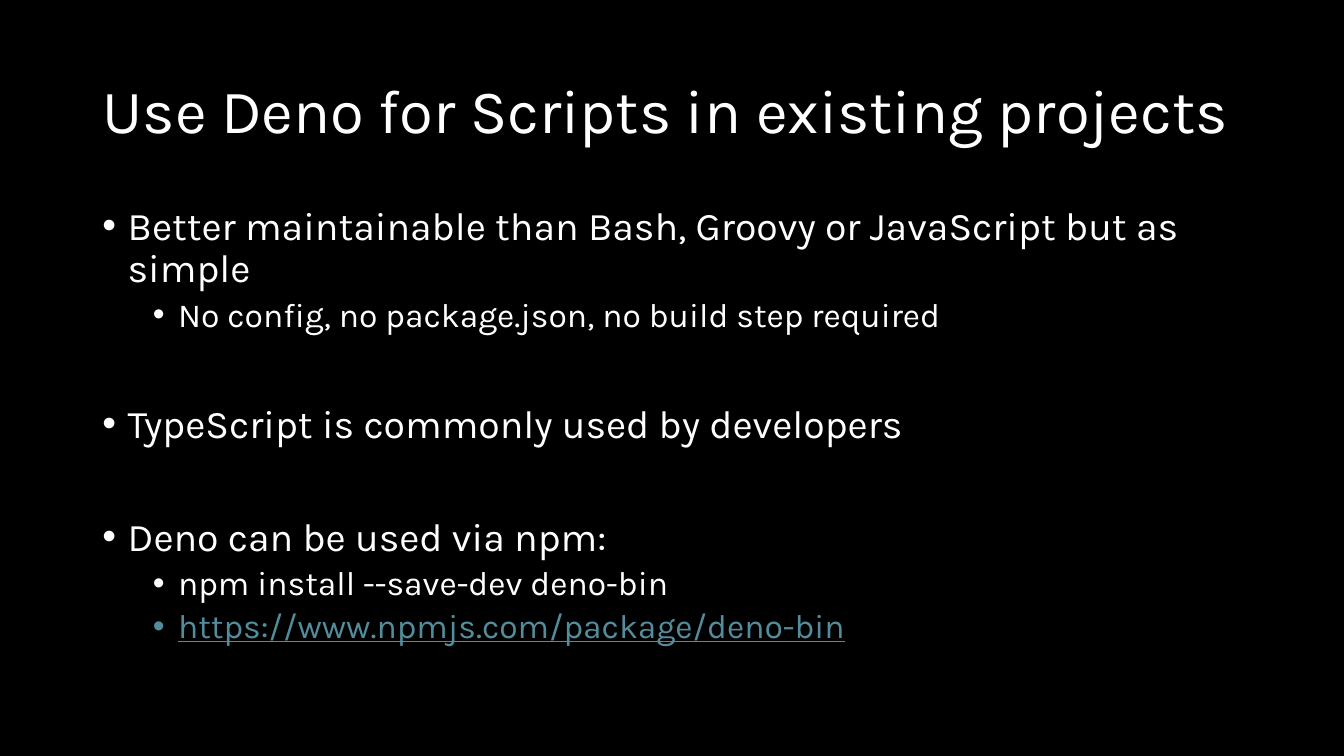
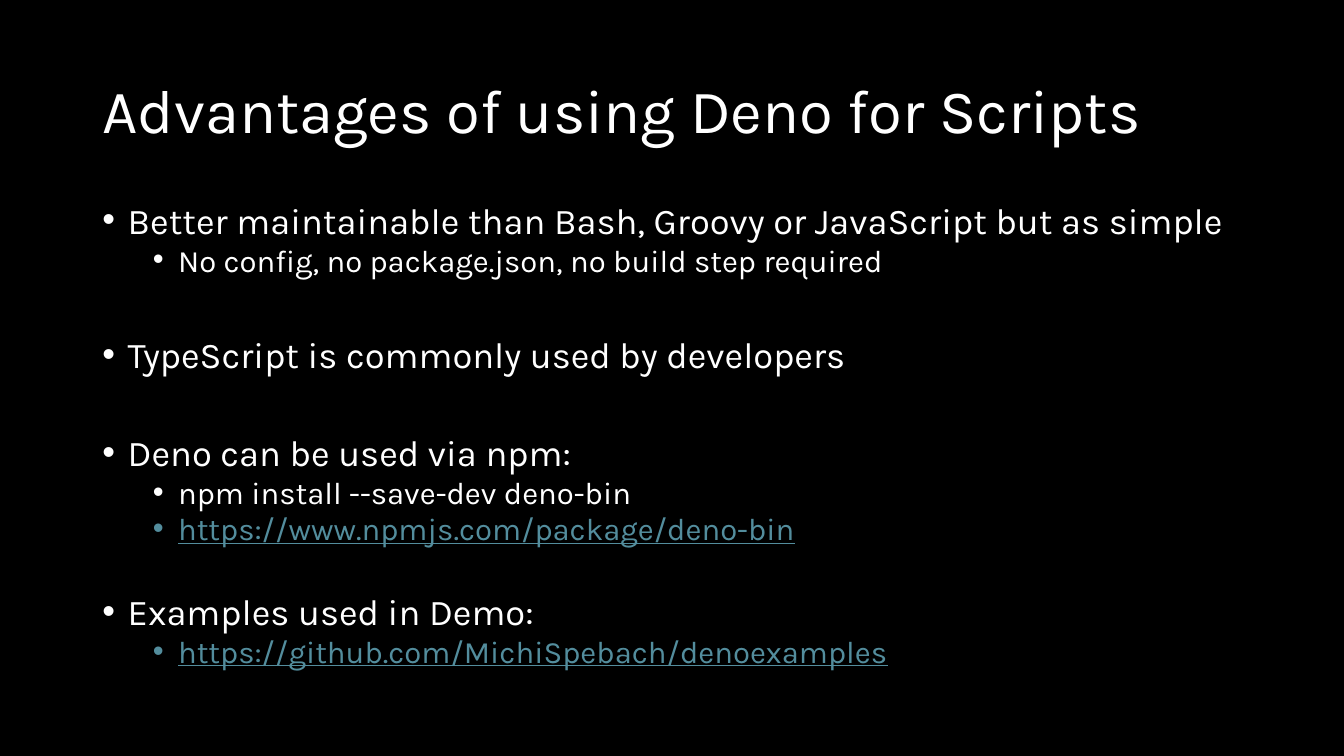
Before and after one commit to MichiSpebach/denoexamples, a slide deck: slide 11 of presentation.pptx (slide 6 before the commit). Drawn at 1344x756 pixels with LibreOffice and Linux fonts; fonts in the diff are those of the drawing. Boxes give left, top, right and bottom in pixels: in the first picture for what was removed or moved away, otherwise in the second. Text is boxed around its words. In the diff, an @@ line names an element or a change of style, - is before the commit and + after.

```diff
--- a/presentation.pptx
+++ b/presentation.pptx
@@ title at (x1=102, y1=90, x2=1140, y2=148): text changed @@
-Use Deno for Scripts in existing projects
+Advantages of using Deno for Scripts
@@ text at (x1=128, y1=209, x2=1223, y2=548): size 28 to 25.9 pt in "Better maintainable than Bash, Groovy or JavaScript ...", "TypeScript is commonly used by developers", "Deno can be used via npm:"; size 24 to 22.2 pt in "No config, no package.json, no build step ...", "npm install --save-dev deno-bin", "https://www.npmjs.com/package/deno-bin"; line spacing 0.9 to 0.8 @@
@@ text at (x1=128, y1=600, x2=887, y2=670): paragraphs added @@
+• Examples used in Demo:
+  • https://github.com/MichiSpebach/denoexamples
```
Also in this commit, not shown: 4 other slides changed, 6 slides added, 1 slide removed, 1 other file.
